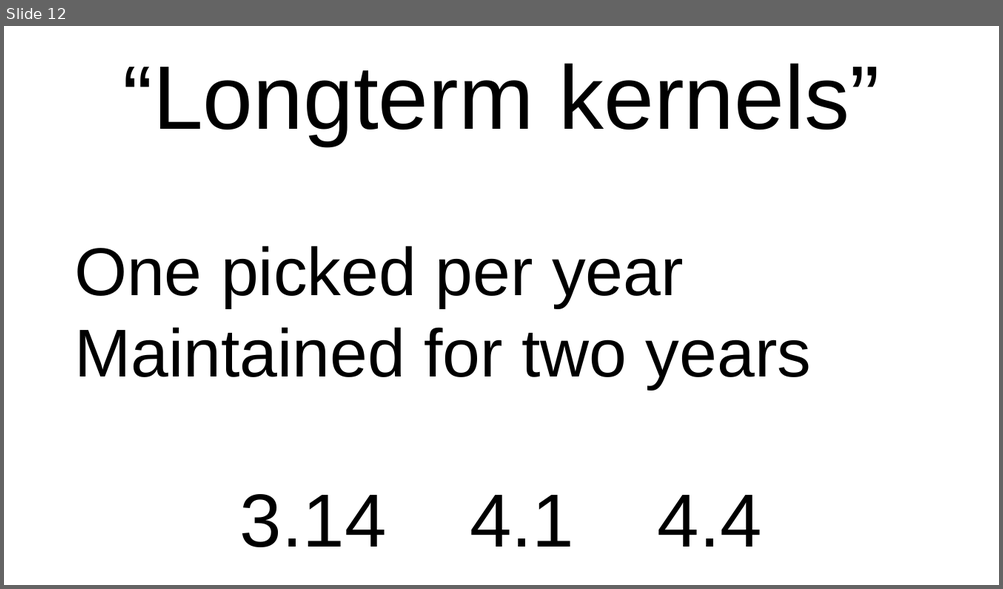
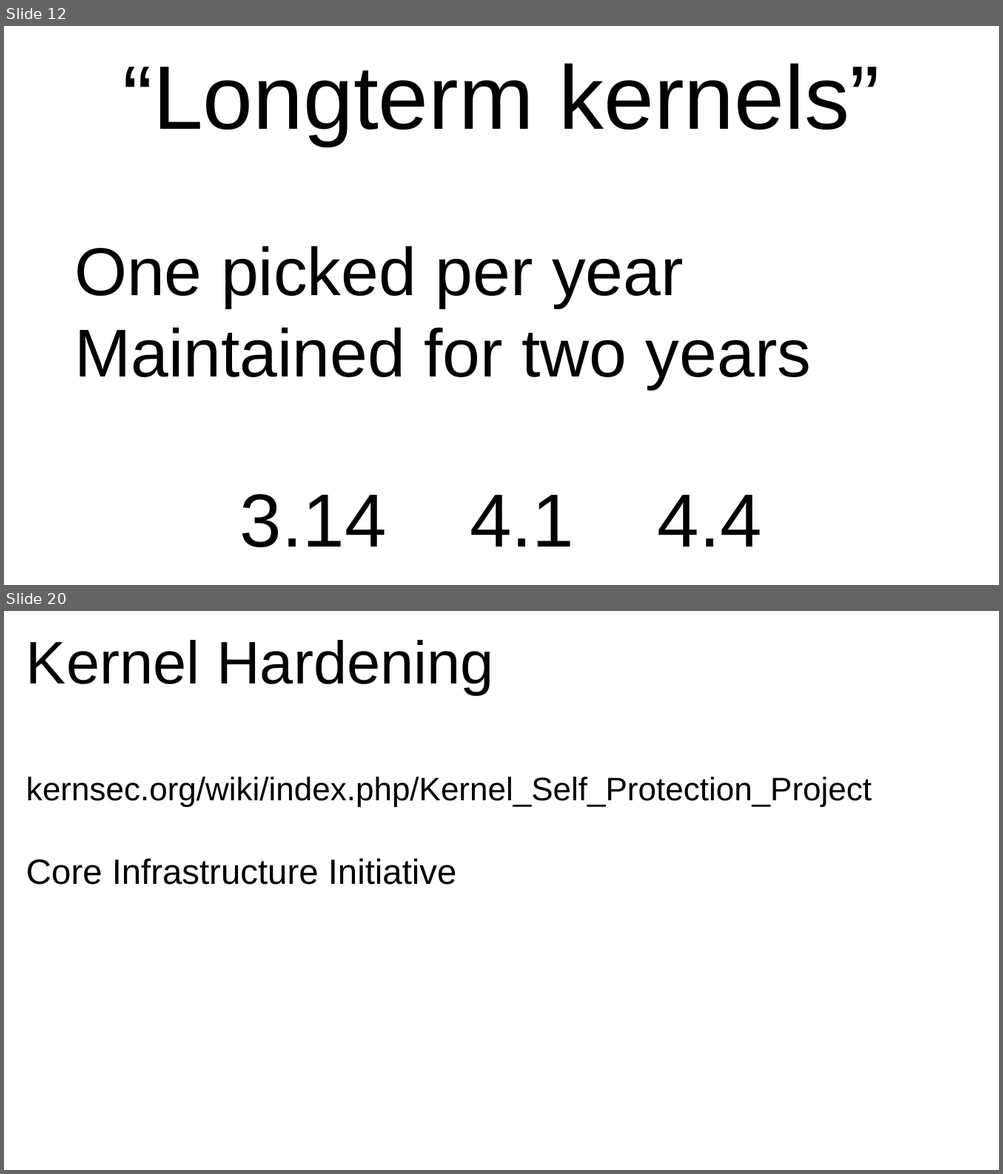
Before and after one commit to gregkh/kernel-development, a slide deck: kernel-development-16x9.odp. Shown one above the other, each under a label of ours: slide 12 before the commit, slides 12 and 20 after it; the slides between them are not shown. The pictures are 1003x589 and 1003x1174 pixels, drawn with LibreOffice and Linux fonts; fonts in the diff are those of the drawing. Boxes give left, top, right and bottom in pixels: in the first picture for what was removed or moved away, otherwise in the second. Text is boxed around its words. In the diff, an @@ line names an element or a change of style, - is before the commit and + after.

```diff
--- a/kernel-development-16x9.odp
+++ b/kernel-development-16x9.odp
@@ slide 20 added at bbox=[4, 611, 999, 1170], background #FFFFFF @@
@@ text added at bbox=[26, 640, 871, 885], 26 pt, text #000000 @@
+Kernel Hardening
+kernsec.org/wiki/index.php/Kernel_Self_Protection_Project
+Core Infrastructure Initiative
```
Also in this commit, not shown: 4 slides changed, 11 other slides added, 2 slides removed, 2 other files.
